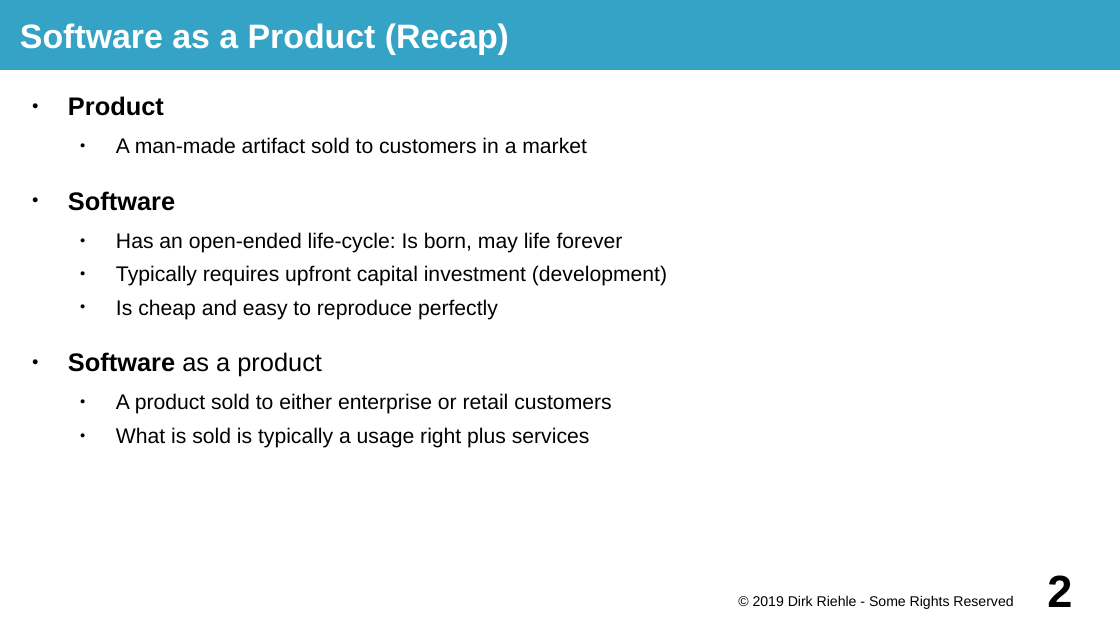
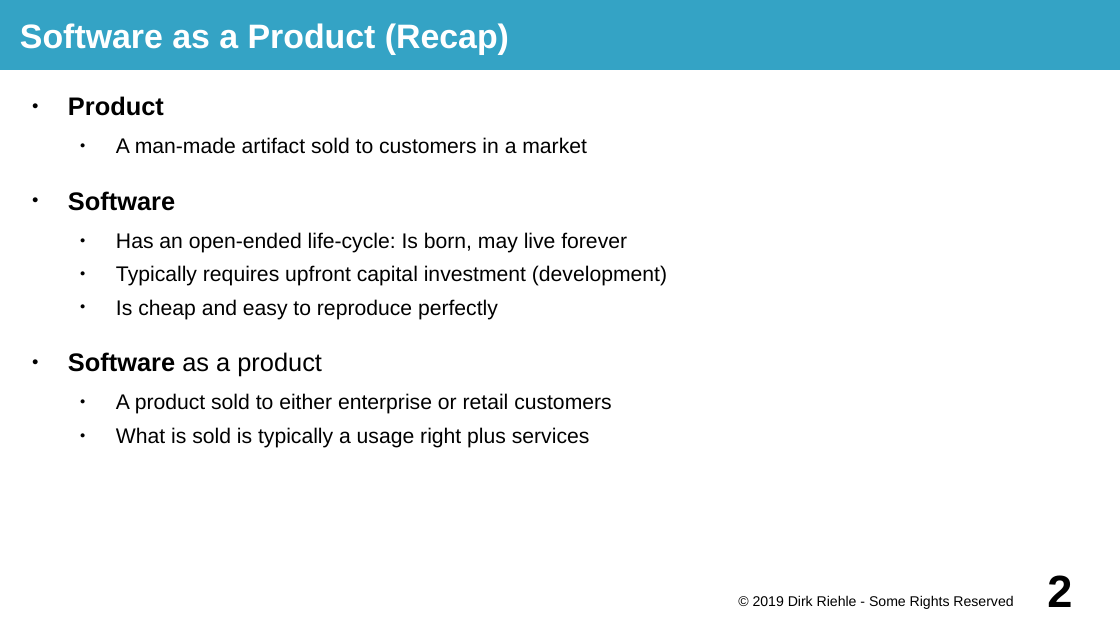
Before and after one commit to dirkriehle/prod-course, a slide deck: slide 2 of Lecture slides/PROD B03 - The Software Industry.odp. Drawn at 1120x630 pixels with LibreOffice and Linux fonts; fonts in the diff are those of the drawing. Boxes give left, top, right and bottom in pixels: in the first picture for what was removed or moved away, otherwise in the second. Text is boxed around its words. In the diff, an @@ line names an element or a change of style, - is before the commit and + after.

```diff
--- a/Lecture slides/PROD B03 - The Software Industry.odp
+++ b/Lecture slides/PROD B03 - The Software Industry.odp
@@ text at [116, 232, 627, 253]: text changed @@
-  ● Has an open-ended life-cycle: Is born, may life forever
+  ● Has an open-ended life-cycle: Is born, may live forever
```
Also in this commit, not shown: 1 other slide changed, 1 other file.
